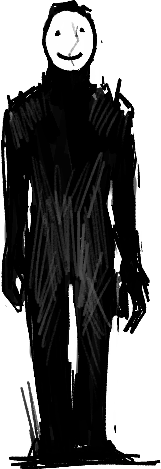
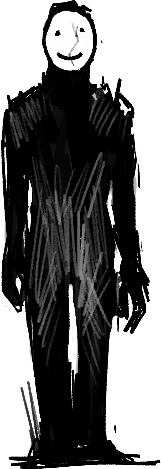
Two versions of the same layered image (161x469). Layer-by-layer changes:
"Layer 1": opacity 60% → 30% over [4, 73, 138, 410]
